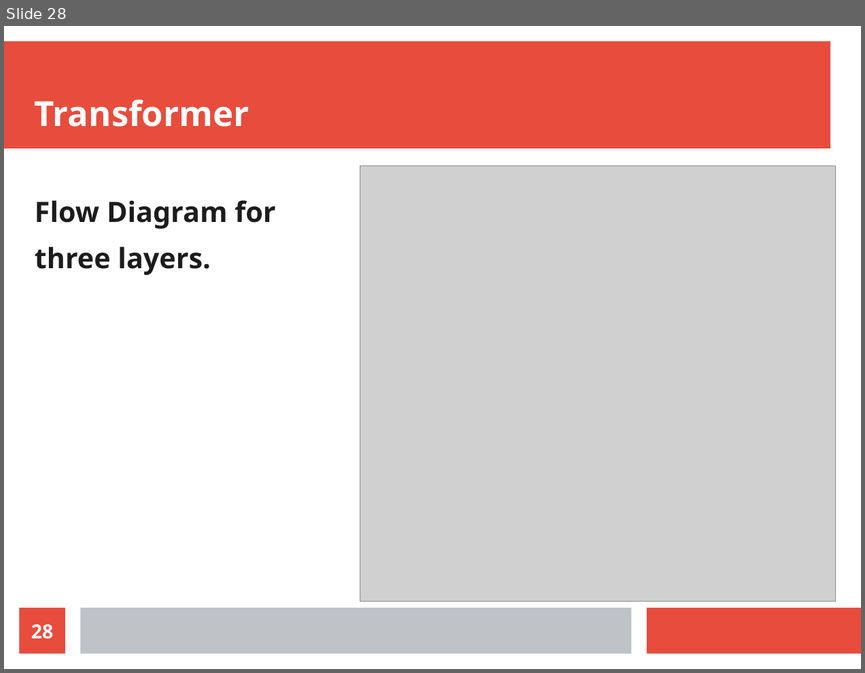
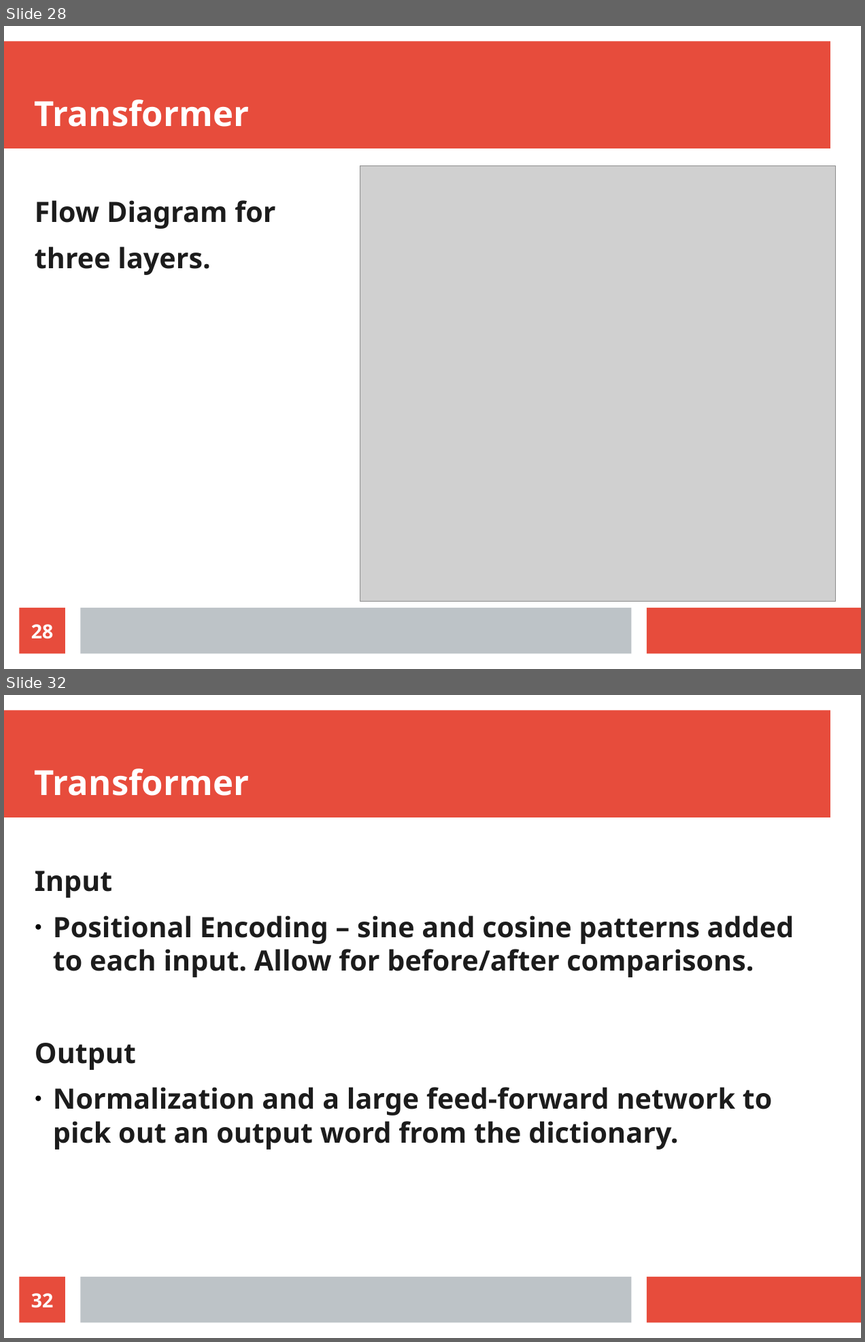
Before and after one commit to radiodee1/liebman_spring20, a slide deck: pdf/thesis_presentation.odp. Shown one above the other, each under a label of ours: slide 28 before the commit, slides 28 and 32 after it; the slides between them are not shown. The pictures are 865x673 and 865x1342 pixels, drawn with LibreOffice and Linux fonts; fonts in the diff are those of the drawing; grey boxes stand for pictures. Boxes give left, top, right and bottom in pixels: in the first picture for what was removed or moved away, otherwise in the second. Text is boxed around its words. In the diff, an @@ line names an element or a change of style, - is before the commit and + after.

Commit message:
pdf

```diff
--- a/pdf/thesis_presentation.odp
+++ b/pdf/thesis_presentation.odp
@@ slide 32 added at bbox=[4, 695, 861, 1338], background #FFFFFF; not listed: 3 template elements that a slide beside it also shows @@
@@ title added at bbox=[35, 768, 249, 796], 32 pt, text #FFFFFF, bold @@
+Transformer
@@ text added at bbox=[35, 870, 794, 1149], 26 pt, text #1C1C1C, bold @@
+Input
+● Positional Encoding – sine and cosine patterns added to each input. Allow for before/after comparisons.
+Output
+● Normalization and a large feed-forward network to pick out an output word from the dictionary.
@@ page number added at bbox=[20, 1276, 65, 1323], fill #E74C3C, 18 pt, text #FFFFFF, bold @@
+32
```
Also in this commit, not shown: 7 other slides added.
